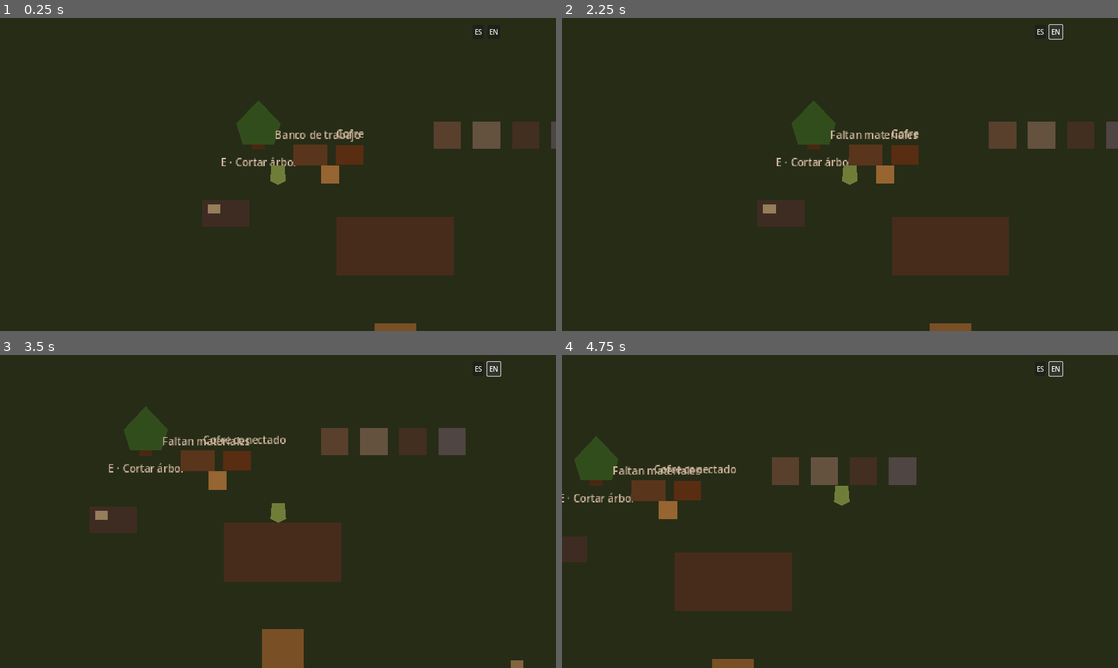
Above: before the commit, frames 1-4 (two rows, left to right).
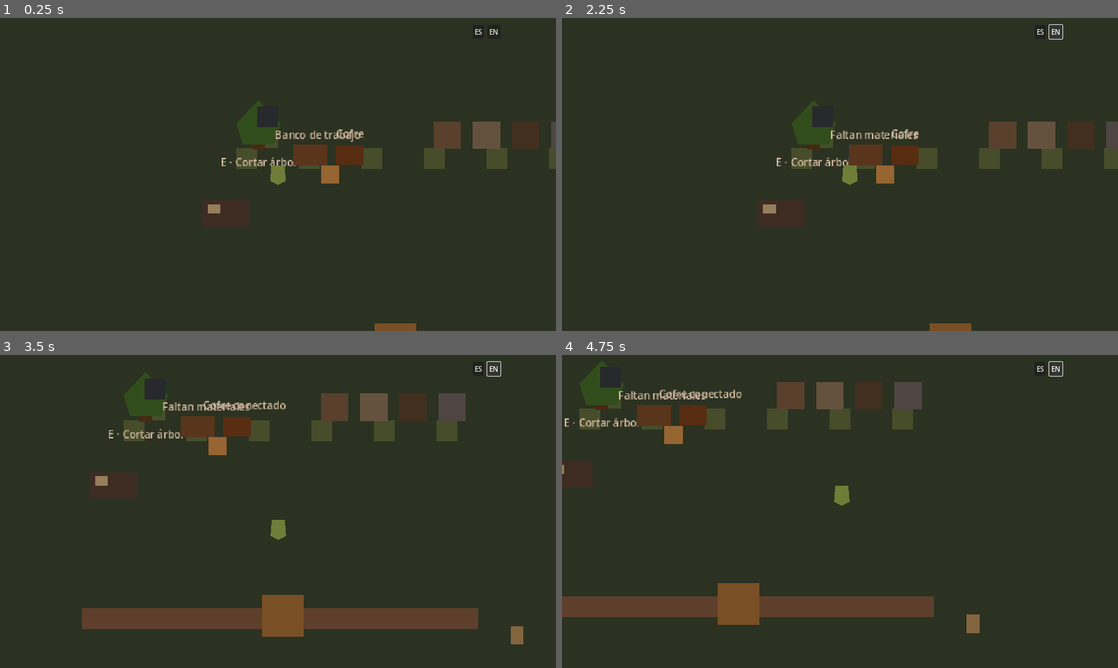
Above: after the commit, the same moments.

Repository: avarap/game1
Game: Godot game, scene res://main.tscn
Two runs of this game, one before a commit and one after it. Both use one fixed random seed, a clock stepped at 60 frames per second and the inputs below.
Inputs:
- Up to frame 1 (0.25 s): no input
- Up to frame 2 (2.25 s): click "ES" at 0.5 s; click "EN" at 1.25 s; tap Enter at 2 s; hold D (move_right) from 2.03 s (still down); hold E (interact) from 2.03 s (still down)
- Up to frame 3 (3.5 s): release D (move_right) at 2.78 s; release E (interact) at 2.78 s; hold S (move_down) from 2.78 s (still down); tap E (interact) at 2.85 s
- Up to frame 4 (4.75 s): release S (move_down) at 3.53 s; hold D (move_right) 3.53-4.28 s; hold E (interact) 3.53-4.28 s; hold W (move_up) from 4.28 s (still down); tap E (interact) at 4.35 s

The runs differ from the first frame. In frame 1, 5.2% of the frame differs, in the area x 42-100%, y 28-83%; in frame 2, 5.3%; in frame 3, 17%, in the area x 14-95%, y 5-100%; in frame 4, 16%.

Commit message:
feat: integrate TileMapLayer map foundation

Diff:
--- a/world/world.tscn
+++ b/world/world.tscn
@@ -23,18 +23,10 @@
 [ext_resource type="Resource" path="res://data/technology/sturdy_joinery.tres" id="21_technology_data"]
 [ext_resource type="PackedScene" path="res://ui/economy/trade_layer.tscn" id="22_trade_layer"]
 [ext_resource type="Script" path="res://world/interactables/trade_interactable.gd" id="23_trade_interactable"]
-
-[sub_resource type="RectangleShape2D" id="Wall_horizontal"]
-size = Vector2(1600, 32)
-
-[sub_resource type="RectangleShape2D" id="Wall_vertical"]
-size = Vector2(32, 1000)
+[ext_resource type="PackedScene" path="res://world/maps/technical_map.tscn" id="24_map"]
 
 [sub_resource type="RectangleShape2D" id="Sign_shape"]
 size = Vector2(28, 28)
-
-[sub_resource type="RectangleShape2D" id="Obstacle_shape"]
-size = Vector2(180, 90)
 
 [sub_resource type="RectangleShape2D" id="Cemetery_action_shape"]
 size = Vector2(42, 42)
@@ -48,10 +40,7 @@
 [node name="World" type="Node2D"]
 y_sort_enabled = true
 
-[node name="Ground" type="Polygon2D" parent="."]
-polygon = PackedVector2Array(0, 0, 1600, 0, 1600, 1000, 0, 1000)
-color = Color(0.19, 0.24, 0.15, 1)
-z_index = -10
+[node name="TechnicalMap" parent="." instance=ExtResource("24_map")]
 
 [node name="DayNightCycle" type="CanvasModulate" parent="."]
 script = ExtResource("10_day_night")
@@ -193,38 +182,6 @@
 [node name="BrotherAldren" parent="." instance=ExtResource("12_aldren")]
 position = Vector2(1180, 650)
 
-[node name="Boundaries" type="Node2D" parent="."]
-
-[node name="Top" type="StaticBody2D" parent="Boundaries"]
-position = Vector2(800, 0)
-[node name="CollisionShape2D" type="CollisionShape2D" parent="Boundaries/Top"]
-shape = SubResource("Wall_horizontal")
-
-[node name="Bottom" type="StaticBody2D" parent="Boundaries"]
-position = Vector2(800, 1000)
-[node name="CollisionShape2D" type="CollisionShape2D" parent="Boundaries/Bottom"]
-shape = SubResource("Wall_horizontal")
-
-[node name="Left" type="StaticBody2D" parent="Boundaries"]
-position = Vector2(0, 500)
-[node name="CollisionShape2D" type="CollisionShape2D" parent="Boundaries/Left"]
-shape = SubResource("Wall_vertical")
-
-[node name="Right" type="StaticBody2D" parent="Boundaries"]
-position = Vector2(1600, 500)
-[node name="CollisionShape2D" type="CollisionShape2D" parent="Boundaries/Right"]
-shape = SubResource("Wall_vertical")
-
-[node name="WorkshopBlock" type="StaticBody2D" parent="."]
-position = Vector2(820, 470)
-
-[node name="Visual" type="Polygon2D" parent="WorkshopBlock"]
-polygon = PackedVector2Array(-90, -45, 90, -45, 90, 45, -90, 45)
-color = Color(0.34, 0.24, 0.17, 1)
-
-[node name="CollisionShape2D" type="CollisionShape2D" parent="WorkshopBlock"]
-shape = SubResource("Obstacle_shape")
-
 [node name="DebugSign" type="Area2D" parent="."]
 position = Vector2(720, 360)
 collision_layer = 2
Not shown: 1 places in world/world.tscn that only renumber resources
